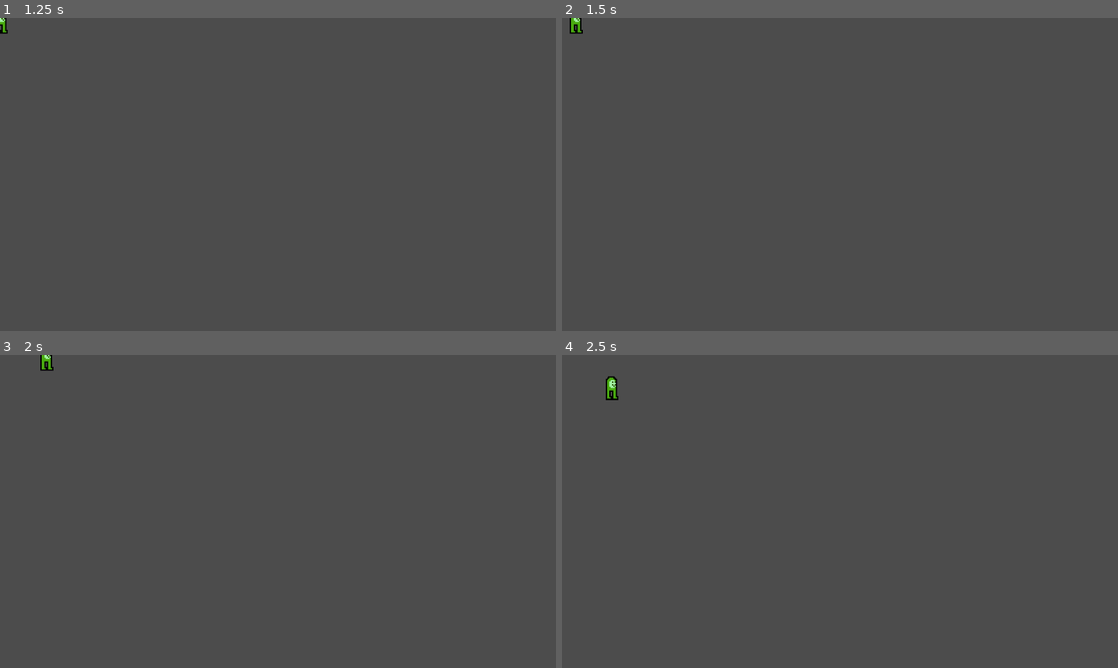
Above: before the commit, frames 1-4 (two rows, left to right).
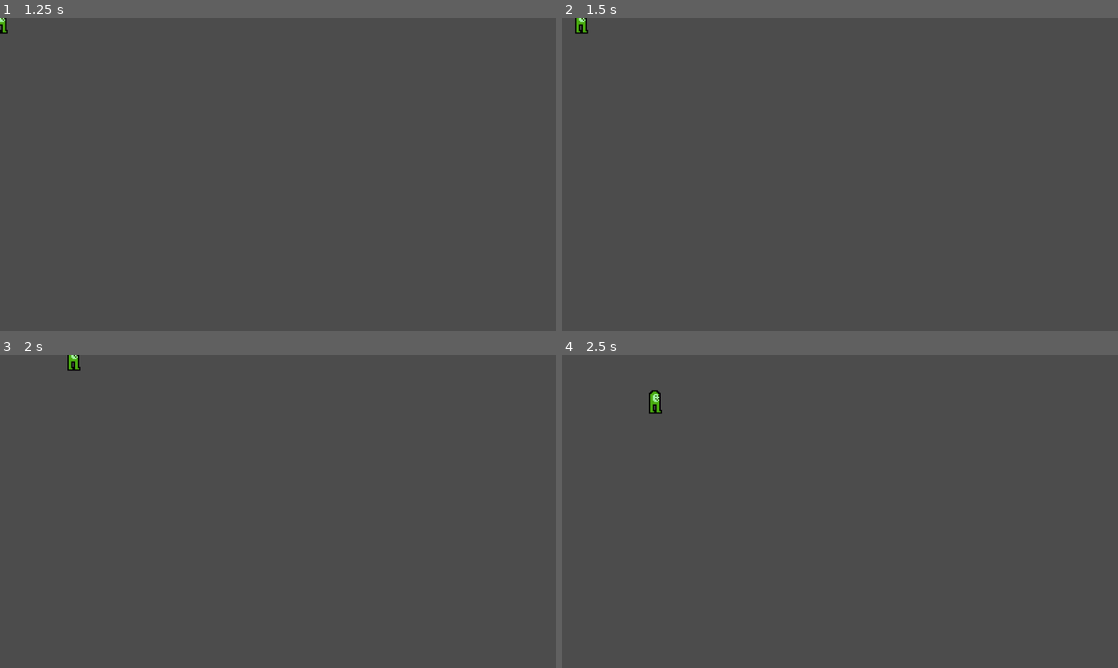
Above: after the commit, the same moments.

Repository: Socerest2/portal-combat
Game: Godot game, scene res://MainMenu.tscn
Same seed, same stepped clock (60 frames per second), same inputs: the game is played once before the commit and once after it.
Inputs:
- Up to frame 1 (1.25 s): click "Play" at 0.5 s
- Up to frame 2 (1.5 s): tap Enter at 1.25 s; hold Right (ui_right) from 1.28 s (still down)
- Up to frame 3 (2 s): keep holding Right (ui_right)
- Up to frame 4 (2.5 s): release Right (ui_right) at 2.03 s; hold Down (ui_down) from 2.03 s (still down)

Frame 1 is identical in both runs. In frame 2, 0.1% of the frame differs, in the area x 1-5%, y 0-6%; in frame 3, 0.2%; in frame 4, 0.3%, in the area x 7-18%, y 6-19%.

Commit message:
Fix velocities (again)
just following the tutorial

Diff:
--- a/BeenMove.gd
+++ b/BeenMove.gd
@@ -1,9 +1,9 @@
 extends KinematicBody2D
 
 
-const ACCELERATION = 400
-const MAX_SPEED = 150
-const FRICTION = 400 #Make a variable for velocity so it can be changed later.
+const ACCELERATION = 50
+const MAX_SPEED = 250
+const FRICTION = 35 #Make a variable for velocity so it can be changed later.
 var velocity = Vector2.ZERO
 
 #The following function checks inputs then changes player velocity on physics updates.
@@ -11,9 +11,11 @@
 	var input_vector = Vector2.ZERO
 	input_vector.x = Input.get_action_strength("ui_right") - Input.get_action_strength("ui_left")
 	input_vector.y = Input.get_action_strength("ui_down") - Input.get_action_strength("ui_up")
+	input_vector = input_vector.normalized()
 
 	if input_vector != Vector2.ZERO:
-		velocity = input_vector
+		velocity += input_vector * ACCELERATION * delta
+		velocity = velocity.clamped(MAX_SPEED * delta)
 	else:
-		velocity = Vector2.ZERO
-	move_and_collide(velocity * delta * MAX_SPEED)
+		velocity = velocity.move_toward(Vector2.ZERO, FRICTION * delta)
+	move_and_collide(velocity)
